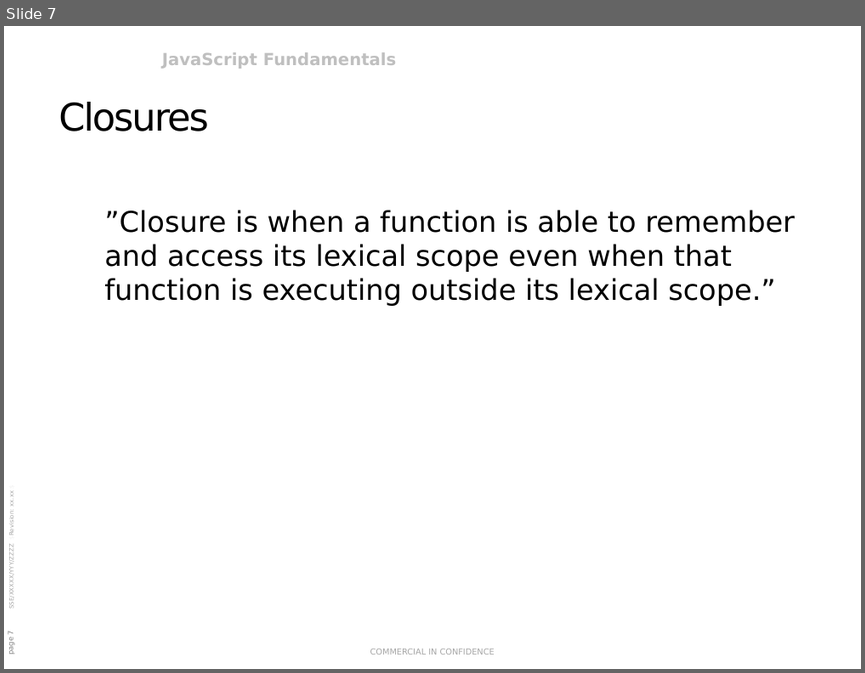
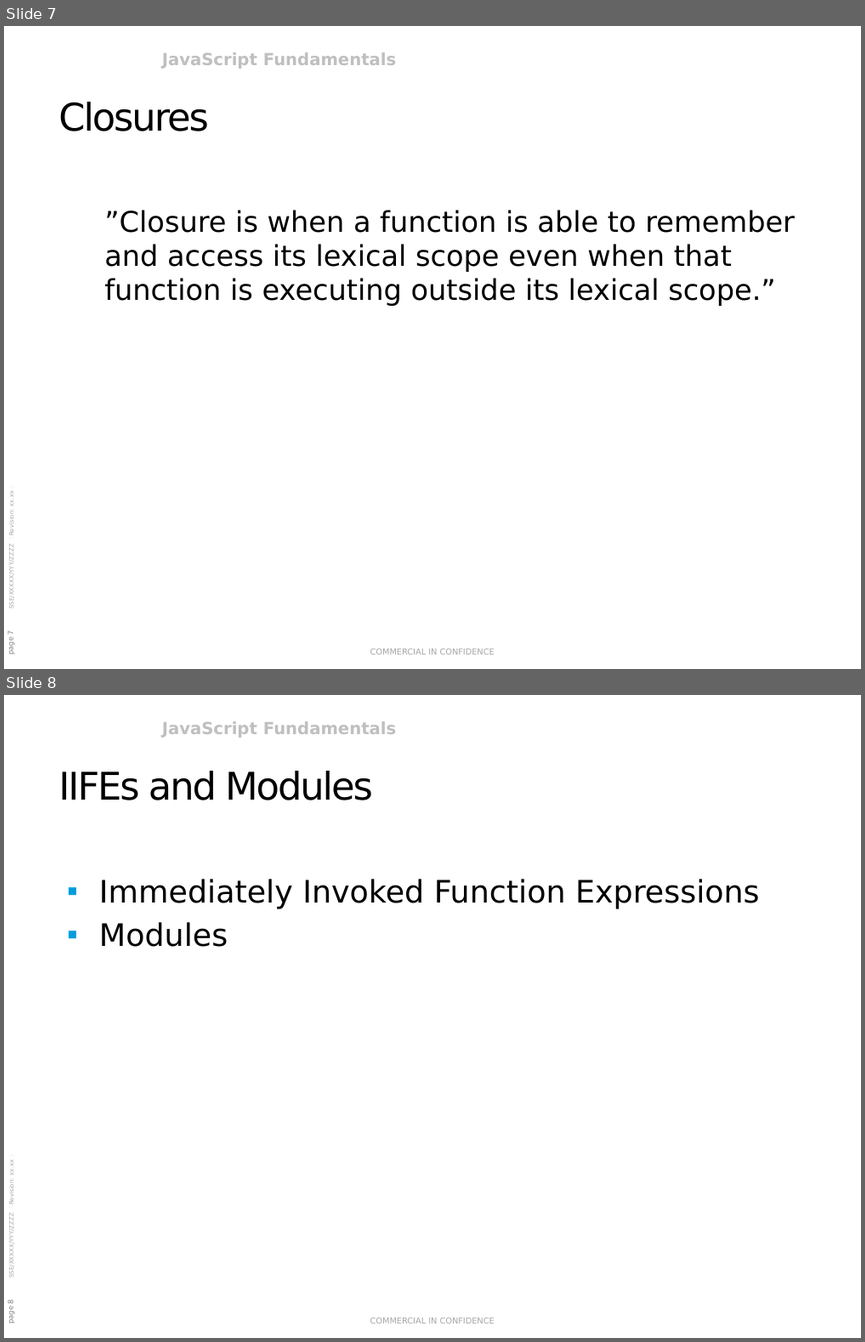
Before and after one commit to rasmusvhansen/javascript-course, a slide deck: JavaScript Fundamentals.pptx. Shown one above the other, each under a label of ours: slide 7 before the commit, slides 7 and 8 after it. The pictures are 865x673 and 865x1342 pixels, drawn with LibreOffice and Linux fonts; fonts in the diff are those of the drawing; background and template pictures are left out. Boxes give left, top, right and bottom in pixels: in the first picture for what was removed or moved away, otherwise in the second. Text is boxed around its words. In the diff, an @@ line names an element or a change of style, - is before the commit and + after.

```diff
--- a/JavaScript Fundamentals.pptx
+++ b/JavaScript Fundamentals.pptx
@@ slide 8 added at <box>4,695,861,1338</box>, background #FFFFFF; not listed: 4 template elements that a slide beside it also shows @@
@@ title added at <box>58,771,373,800</box>, 32 pt, text #000000 @@
+IIFEs and Modules
@@ text added at <box>99,879,759,947</box>, 26 pt, text #000000 @@
+▪ Immediately Invoked Function Expressions
+▪ Modules
```
Also in this commit, not shown: 2 slides changed.
